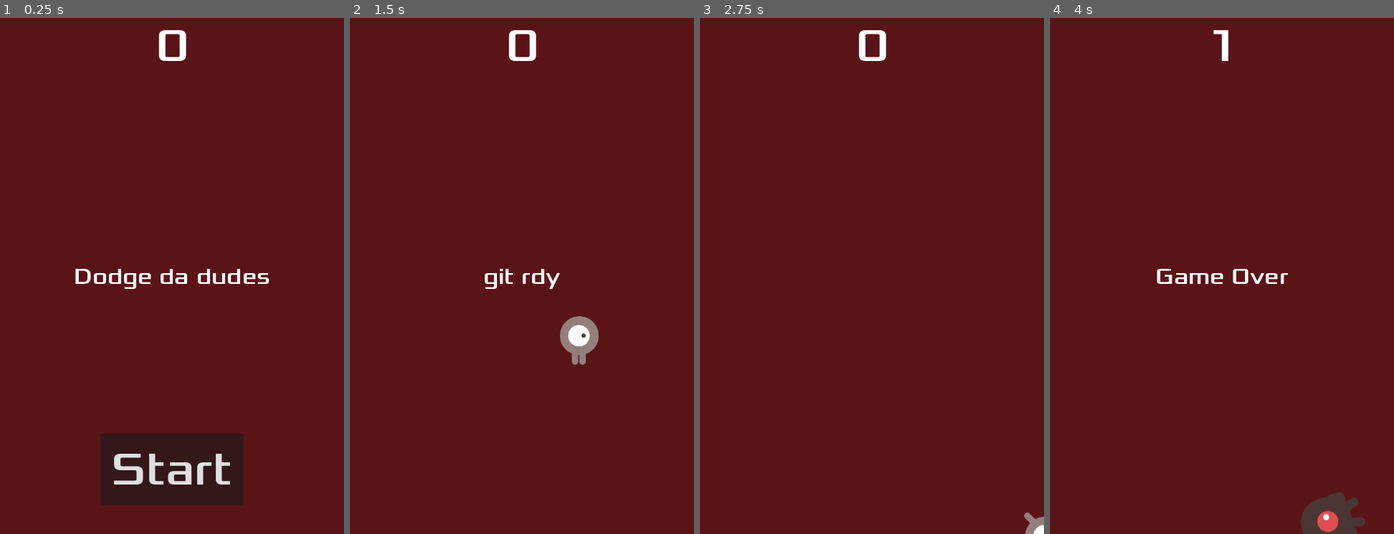
Above: before the commit, frames 1-4 (left to right).
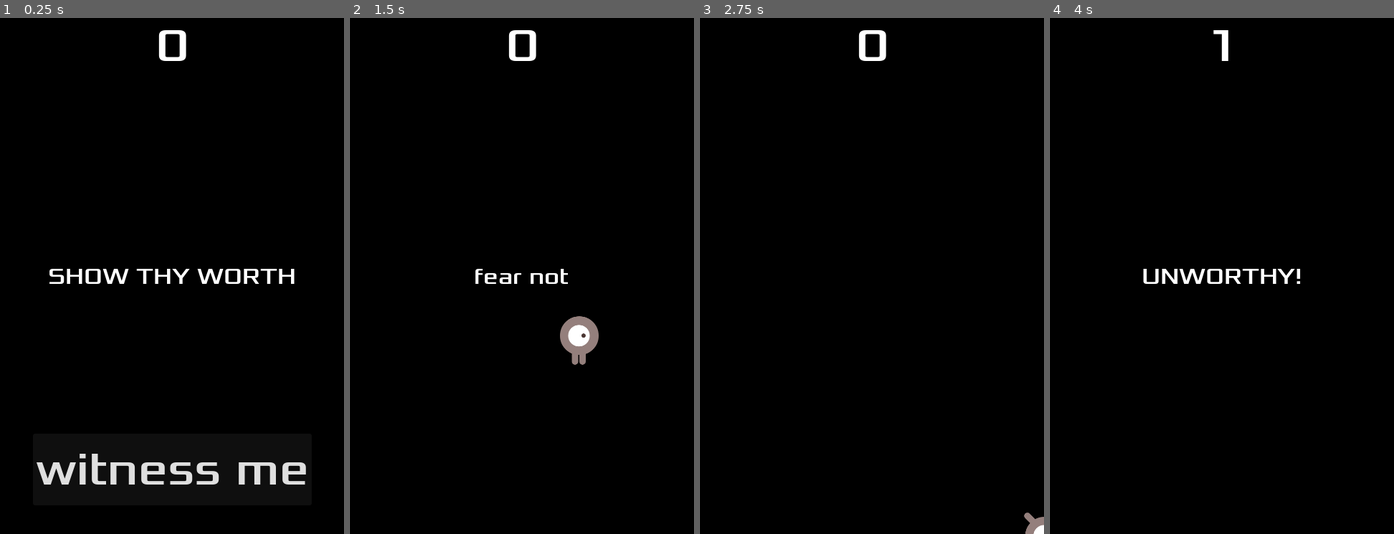
Above: after the commit, the same moments.

Repository: tjfroll/thundertech-godot
Game: Godot game, scene res://main.tscn
Same seed, same stepped clock (60 frames per second), same inputs: the game is played once before the commit and once after it.
Inputs:
- Up to frame 1 (0.25 s): no input
- Up to frame 2 (1.5 s): click "Start" (after the commit: "witness me") at 0.5 s; tap Enter at 1.25 s; hold Right (player_move_right) from 1.28 s (still down)
- Up to frame 3 (2.75 s): release Right (player_move_right) at 2.03 s; hold Down (player_move_down) from 2.03 s (still down)
- Up to frame 4 (4 s): release Down (player_move_down) at 2.78 s; hold Right (player_move_right) 2.78-3.53 s; hold Up (player_move_up) from 3.53 s (still down)

The runs differ from the first frame. In frame 1, 99% of the frame differs, in the area x 0-100%, y 0-100%; in frame 2, 99%; in frame 3, 100%; in frame 4, 100%.

Commit message:
New build

Diff:
--- a/tutorial/main.gd
+++ b/tutorial/main.gd
@@ -18,7 +18,7 @@
 	$Player.start($StartPosition.position)
 	$StartTimer.start()
 	$HUD.update_score(score)
-	$HUD.show_message('git rdy')
+	$HUD.show_message('fear not')
 	get_tree().call_group("mobs", "queue_free")
 	$Music.play()
 
@@ -30,7 +30,7 @@
 	var direction = mob_spawn_location.rotation + PI / 2
 	direction += randf_range(-PI / 4, PI / 4)
 	mob.rotation = direction
-	var velocity = Vector2(randf_range(150.0, 250.0), 0.0)
+	var velocity = Vector2(randf_range(200.0, 600.0), 0.0)
 	mob.linear_velocity = velocity.rotated(direction)
 	add_child(mob)
 
--- a/tutorial/main.tscn
+++ b/tutorial/main.tscn
@@ -23,7 +23,7 @@
 anchor_bottom = 1.0
 grow_horizontal = 2
 grow_vertical = 2
-color = Color(0.35471, 0.0803097, 0.0964756, 1)
+color = Color(0, 0, 0, 1)
 
 [node name="Player" parent="." instance=ExtResource("1_ig7tw")]
 
@@ -48,10 +48,13 @@
 
 [node name="Music" type="AudioStreamPlayer" parent="."]
 stream = ExtResource("5_lquwl")
+pitch_scale = 0.5
 parameters/looping = true
 
 [node name="Death" type="AudioStreamPlayer" parent="."]
 stream = ExtResource("6_7mycd")
+volume_db = 13.038
+pitch_scale = 0.38
 
 [connection signal="hit" from="Player" to="." method="game_over"]
 [connection signal="timeout" from="MobTimer" to="." method="_on_mob_timer_timeout"]
--- a/tutorial/mob.tscn
+++ b/tutorial/mob.tscn
@@ -45,8 +45,8 @@
 }]
 
 [sub_resource type="CapsuleShape2D" id="CapsuleShape2D_eqsov"]
-radius = 34.0
-height = 88.0
+radius = 33.3333
+height = 80.0
 
 [node name="Mob" type="RigidBody2D" groups=["mobs"]]
 collision_mask = 0
@@ -55,14 +55,16 @@
 metadata/_edit_group_ = true
 
 [node name="AnimatedSprite2D" type="AnimatedSprite2D" parent="."]
-scale = Vector2(0.7, 0.7)
+scale = Vector2(0.2, 0.2)
 sprite_frames = SubResource("SpriteFrames_yscv0")
 animation = &"walk"
 frame_progress = 0.390723
 
 [node name="CollisionShape2D" type="CollisionShape2D" parent="."]
 rotation = 1.5708
+scale = Vector2(0.3, 0.3)
 shape = SubResource("CapsuleShape2D_eqsov")
+metadata/_edit_group_ = true
 
 [node name="VisibleOnScreenNotifier2D" type="VisibleOnScreenNotifier2D" parent="."]
 
--- a/tutorial/player.tscn
+++ b/tutorial/player.tscn
@@ -32,8 +32,8 @@
 }]
 
 [sub_resource type="CapsuleShape2D" id="CapsuleShape2D_dw050"]
-radius = 26.0
-height = 66.0
+radius = 24.0
+height = 54.0
 
 [node name="Player" type="Area2D"]
 script = ExtResource("1_sweqy")
@@ -45,6 +45,7 @@
 animation = &"up"
 
 [node name="CollisionShape2D" type="CollisionShape2D" parent="."]
+position = Vector2(0, -6)
 shape = SubResource("CapsuleShape2D_dw050")
 
 [connection signal="body_entered" from="." to="." method="_on_body_entered"]
--- a/tutorial/ui.gd
+++ b/tutorial/ui.gd
@@ -8,9 +8,9 @@
 	$MessageTimer.start()
 
 func show_game_over():
-	show_message("Game Over")
+	show_message("UNWORTHY!")
 	await $MessageTimer.timeout
-	$Message.text = "Dodge da dudes!"
+	$Message.text = "SHOW THY WORTH"
 	$Message.show()
 	await get_tree().create_timer(1.0).timeout
 	$StartButton.show()
--- a/tutorial/ui.tscn
+++ b/tutorial/ui.tscn
@@ -40,7 +40,7 @@
 grow_vertical = 2
 theme_override_fonts/font = ExtResource("1_fyqef")
 theme_override_font_sizes/font_size = 32
-text = "Dodge da dudes"
+text = "SHOW THY WORTH"
 horizontal_alignment = 1
 vertical_alignment = 1
 autowrap_mode = 2
@@ -60,7 +60,7 @@
 theme_override_fonts/font = ExtResource("1_fyqef")
 theme_override_font_sizes/font_size = 64
 shortcut = SubResource("Shortcut_27fn8")
-text = "Start"
+text = "witness me"
 
 [node name="MessageTimer" type="Timer" parent="."]
 wait_time = 2.0
Renamed: tutorial/tutorial.apple-touch-icon.png -> tutorial/dist/tutorial.apple-touch-icon.png
Renamed: tutorial/tutorial.icon.png -> tutorial/dist/tutorial.icon.png
Renamed: tutorial/tutorial.png -> tutorial/dist/tutorial.png
Not shown, changed: tutorial/export_presets.cfg
Not shown, added: tutorial/dist/tutorial.audio.position.worklet.js
Not shown, added: tutorial/dist/tutorial.audio.worklet.js
Not shown, added: tutorial/dist/tutorial.html
Not shown, added: tutorial/dist/tutorial.js
Not shown, added: tutorial/dist/tutorial.pck
Not shown, added: tutorial/dist/tutorial.wasm
Not shown, removed: tutorial/player.tscn956198696.tmp
Not shown, removed: tutorial/player.tscn963232112.tmp
(and 3 more such lines)
